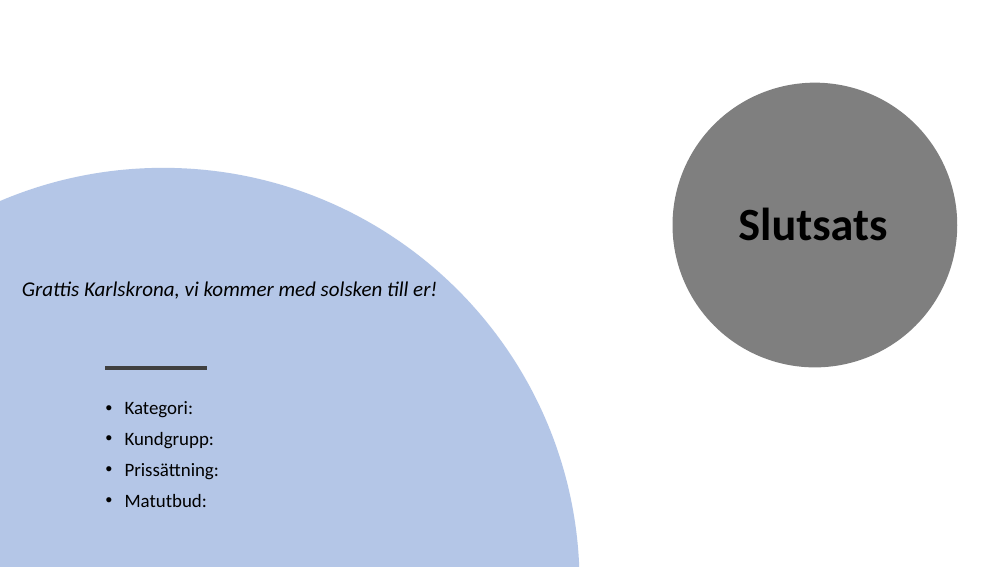
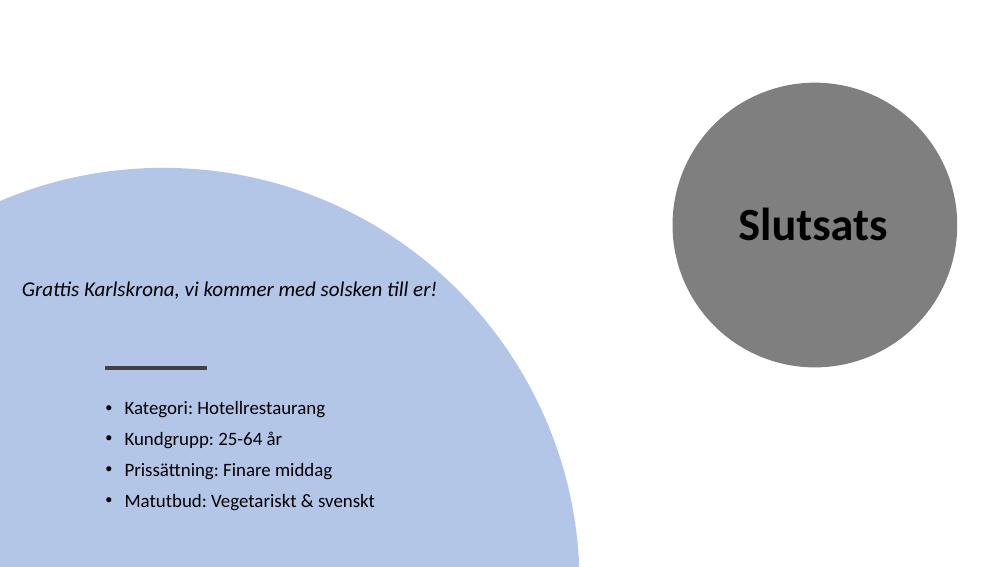
Before and after one commit to sobo1801/UnicornCo, a slide deck: slide 9 of Unicorn Co.pptx. Drawn at 1008x567 pixels with LibreOffice and Linux fonts; fonts in the diff are those of the drawing. Boxes give left, top, right and bottom in pixels: in the first picture for what was removed or moved away, otherwise in the second. Text is boxed around its words. In the diff, an @@ line names an element or a change of style, - is before the commit and + after.

```diff
--- a/Unicorn Co.pptx
+++ b/Unicorn Co.pptx
@@ text at (125,401,375,511): text changed @@
-• Kategori:
-• Kundgrupp:
-• Prissättning:
-• Matutbud:
+• Kategori: Hotellrestaurang
+• Kundgrupp: 25-64 år
+• Prissättning: Finare middag
+• Matutbud: Vegetariskt & svenskt
```
Also in this commit, not shown: 1 other slide changed, 4 other files.
